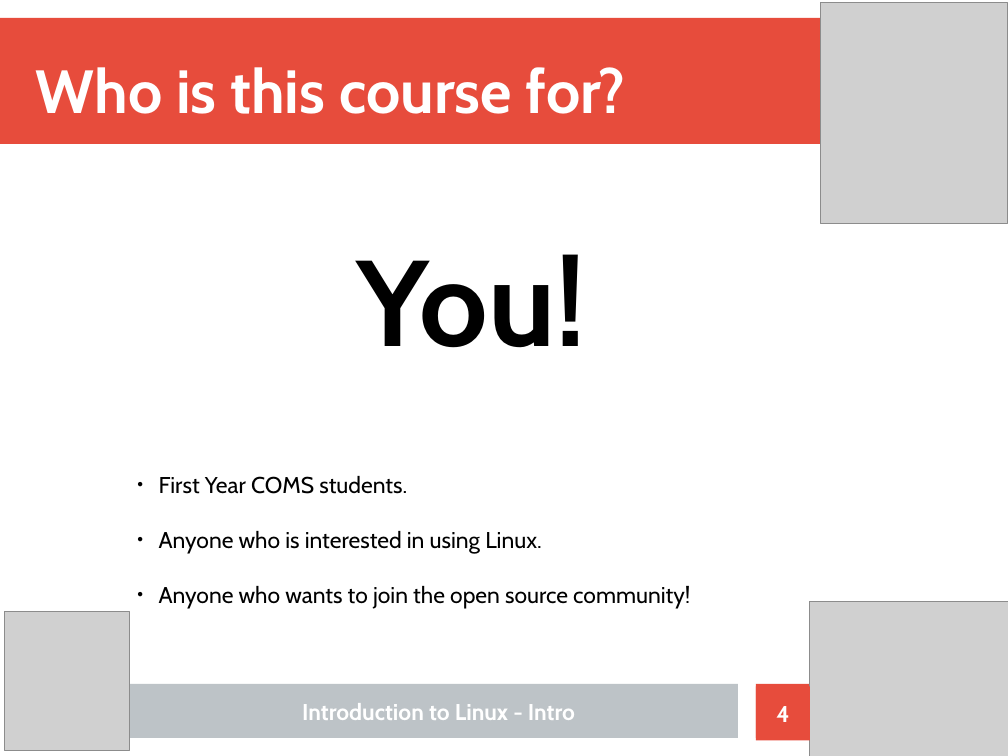
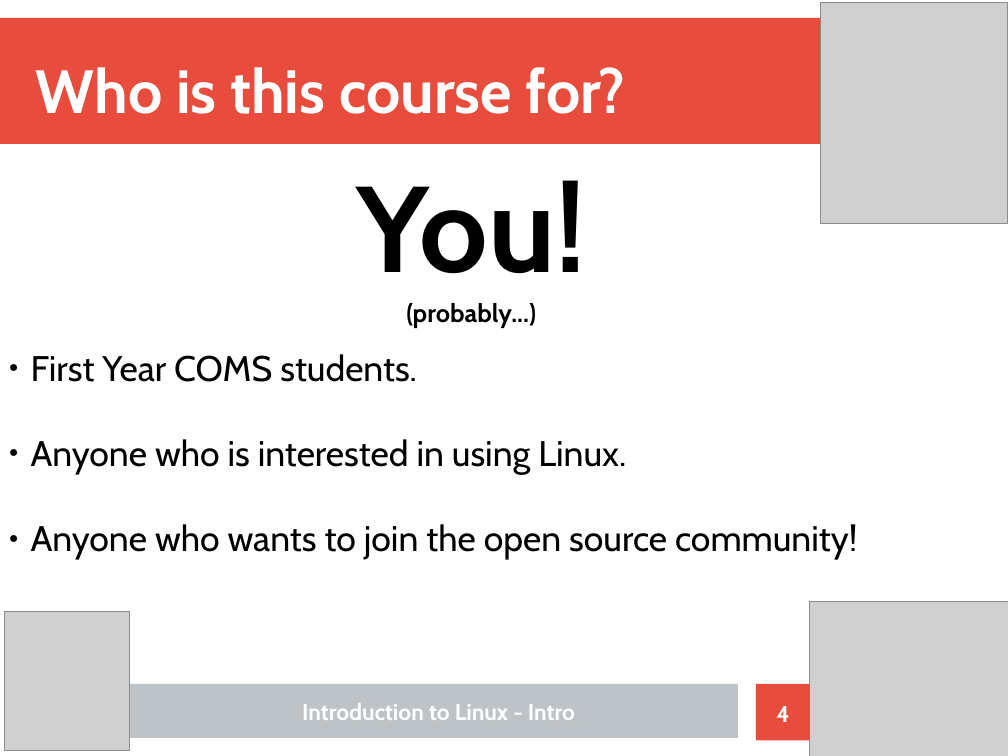
Before and after one commit to Nhlakanipho-Biyela/Intro_To_Linux_Course, a slide deck: slide 4 of Lecture_Slides/Linux_Tutorial_Format.odp. Drawn at 1008x756 pixels with LibreOffice and Linux fonts; fonts in the diff are those of the drawing; grey boxes stand for pictures. Boxes give left, top, right and bottom in pixels: in the first picture for what was removed or moved away, otherwise in the second. Text is boxed around its words. In the diff, an @@ line names an element or a change of style, - is before the commit and + after.

Commit message:
design changes to lecture 1 slides

```diff
--- a/Lecture_Slides/Linux_Tutorial_Format.odp
+++ b/Lecture_Slides/Linux_Tutorial_Format.odp
@@ text "You!" moved from (x1=357, y1=254, x2=586, y2=348) to (x1=357, y1=180, x2=586, y2=328) @@
@@ text at (x1=406, y1=303, x2=536, y2=328): paragraph added @@
+(probably...)
@@ text "First Year COMS students." moved from (x1=159, y1=476, x2=690, y2=609) to (x1=31, y1=354, x2=857, y2=560) @@
@@ text "First Year COMS students." at (x1=31, y1=354, x2=857, y2=560): size 18 to 28 pt @@
```
Also in this commit, not shown: 10 other slides changed, 1 other file.
